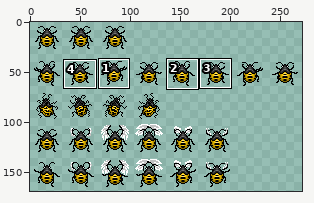
A sprite sheet gets an edit: GAME1017_Template_W01/Img/Player.png. Above, an overview of the earlier version with the close-up marked.
Close-up. Earlier state:
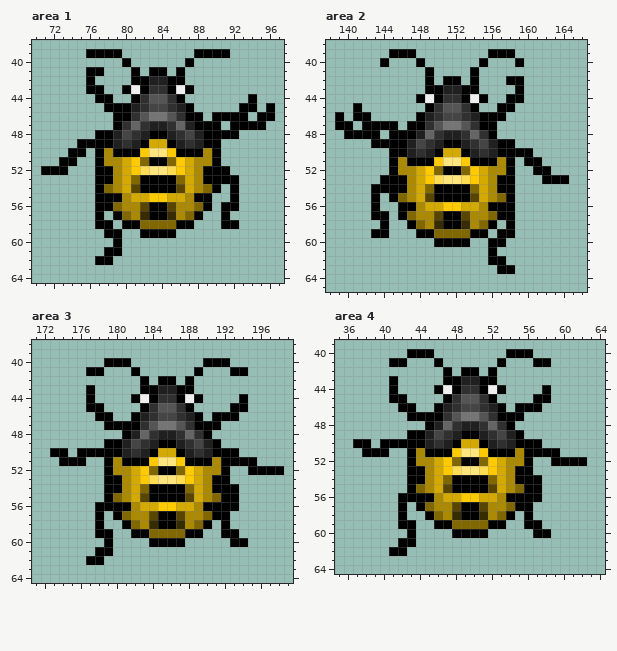
The file is 272x170 pixels. Shown: area 1: x 70..97, y 38..64; area 2: x 138..166, y 38..65; area 3: x 171..199, y 38..64; area 4: x 35..64, y 39..64. The wide view leaves out empty margins. The commit also changed other parts of the picture, which this record leaves out.
Now the later version:
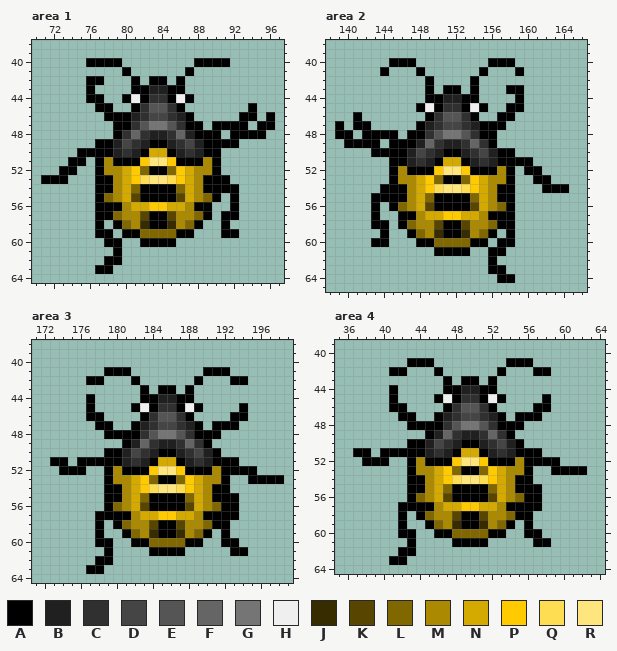
Palette (. is transparent): A #000000  B #202020  C #303030  D #454545  E #555555  F #656565  G #757575  H #efefef  J #372b00  K #574500  L #816700  M #ab8900  N #d5aa00  P #ffcb00  Q #ffdd53  R #ffe57d
Diff:
--- area 1
@@ x 70..97 @@
 38 ............................
-39 ......AAAA........AAAA......
-40 ..........A......A..........
-41 ......AA...A.AA.A...........
-42 ......A....AABBAA...........
-43 ......AA..AHACCAHA..........
-44 .......AA..ACEECA.......A...
-45 ........AAABCDDCBA.....AA.A.
-46 .........AACEGGECAA.AAAA.AA.
-47 .........ACFCBBCFBAAA.AAAA..
-48 .......AABDCBAABCDBAAAA.....
-49 .....AAAABCBANNABCBAA.......
-50 ....AA.AMAAAPRRPAAAMA.......
-51 ...AA..AMMNPLAALPNMMA.......
-52 .AAA...AAMNPQRRQPNMAAA......
-53 .......AAMNLAAAALNMAAAA.....
-54 .......ALMNKAAAAKNMLA.A.....
-55 .......AAAMNNPPNNMAA..A.....
-56 .......AALMMKAAKMMLA.AA.....
-57 .......A.ALMJAAJMLA..A......
-58 .......AA.AALLLLAA...AA.....
-59 ........AA..AAAA............
-60 .........A..................
-61 ........AA..................
-62 .......AA...................
-63 ............................
+39 ............................
+40 ......AAAA........AAAA......
+41 ..........A......A..........
+42 ......AA...A.AA.A...........
+43 ......A....AABBAA...........
+44 ......AA..AHACCAHA..........
+45 .......AA..ACEECA.......A...
+46 ........AAABCDDCBA.....AA.A.
+47 .........AACEGGECAA.AAAA.AA.
+48 .........ACFCBBCFBAAA.AAAA..
+49 .......AABDCBAABCDBAAAA.....
+50 .....AAAABCBANNABCBAA.......
+51 ....AA.AMAAAPRRPAAAMA.......
+52 ...AA..AMMNPLAALPNMMA.......
+53 .AAA...AAMNPQRRQPNMAAA......
+54 .......AAMNLAAAALNMAAAA.....
+55 .......ALMNKAAAAKNMLA.A.....
+56 .......AAAMNNPPNNMAA..A.....
+57 .......AALMMKAAKMMLA.AA.....
+58 .......A.ALMJAAJMLA..A......
+59 .......AA.AALLLLAA...AA.....
+60 ........AA..AAAA............
+61 .........A..................
+62 ........AA..................
+63 .......AA...................
 64 ............................
--- area 2
@@ x 138..166 @@
 38 .............................
-39 .......AAA........AAA........
-40 ......A...A......A...A.......
-41 ...........A....A............
-42 ...........A.AA.A...AA.......
-43 ...........AABBAA....A.......
-44 ..........AHACCAHA..AA.......
-45 ...A.......ACEECA..AA........
-46 .A.AA.....ABCDDCBAAA.........
-47 .AA.AAAA.AACEGGECAA..........
-48 ..AAAA.AAABFCBBCFCA..........
-49 .....AAAABDCBAABCDBAA........
-50 .......AABCBANNABCBAAAA......
-51 .......AMAAAPRRPAAAMA.AA.....
-52 .......AMMNPLAALPNMMA..AA....
-53 ......AAAMNPQRRQPNMAA...AAA..
-54 .....AAAAMNLAAAALNMAA........
-55 .....A.ALMNKAAAAKNMLA........
-56 .....A..AAMNNPPNNMAAA........
-57 .....AA.ALMMKAAKMMLAA........
-58 ......A..ALMJAAJMLA.A........
-59 .....AA...AALLLLAA.AA........
-60 ............AAAA..AA.........
-61 ..................A..........
-62 ..................AA.........
-63 ...................AA........
-64 .............................
+39 .............................
+40 .......AAA........AAA........
+41 ......A...A......A...A.......
+42 ...........A....A............
+43 ...........A.AA.A...AA.......
+44 ...........AABBAA....A.......
+45 ..........AHACCAHA..AA.......
+46 ...A.......ACEECA..AA........
+47 .A.AA.....ABCDDCBAAA.........
+48 .AA.AAAA.AACEGGECAA..........
+49 ..AAAA.AAABFCBBCFCA..........
+50 .....AAAABDCBAABCDBAA........
+51 .......AABCBANNABCBAAAA......
+52 .......AMAAAPRRPAAAMA.AA.....
+53 .......AMMNPLAALPNMMA..AA....
+54 ......AAAMNPQRRQPNMAA...AAA..
+55 .....AAAAMNLAAAALNMAA........
+56 .....A.ALMNKAAAAKNMLA........
+57 .....A..AAMNNPPNNMAAA........
+58 .....AA.ALMMKAAKMMLAA........
+59 ......A..ALMJAAJMLA.A........
+60 .....AA...AALLLLAA.AA........
+61 ............AAAA..AA.........
+62 ..................A..........
+63 ..................AA.........
+64 ...................AA........
 65 .............................
--- area 3
@@ x 171..199 @@
 39 .............................
-40 ........AAA........AAA.......
-41 ......AA...A......A...AA.....
-42 ............A.AA.A...........
-43 ......A.....AABBAA...........
-44 ......A....AHACCAHA....A.....
-45 ......AA....ACEECA....AA.....
-46 .......AA..ABCDDCBA.AAA......
-47 ........AAAACEGGECAAA........
-48 ..........ABFCBBCFCA.........
-49 ........AABDCBAABCDBA........
-50 ..AA.AAAAABCBANNABCBAAA......
-51 ...AAA..AMAAAPRRPAAAMAAAA....
-52 ........AMMNPLAALPNMMA..AAAA.
-53 ........AAMNPQRRQPNMAA.......
-54 ........AAMNLAAAALNMAAA......
-55 ........ALMNKAAAAKNMLAA......
-56 .......AAAAMNNPPNNMAAAA......
-57 .......A.ALMMKAAKMMLAA.......
-58 .......A..ALMJAAJMLA.A.......
-59 .......AA..AALLLLAA..AA......
-60 ........A....AAAA.....AA.....
-61 .......AA....................
-62 ......AA.....................
-63 .............................
+40 .............................
+41 ........AAA........AAA.......
+42 ......AA...A......A...AA.....
+43 ............A.AA.A...........
+44 ......A.....AABBAA...........
+45 ......A....AHACCAHA....A.....
+46 ......AA....ACEECA....AA.....
+47 .......AA..ABCDDCBA.AAA......
+48 ........AAAACEGGECAAA........
+49 ..........ABFCBBCFCA.........
+50 ........AABDCBAABCDBA........
+51 ..AA.AAAAABCBANNABCBAAA......
+52 ...AAA..AMAAAPRRPAAAMAAAA....
+53 ........AMMNPLAALPNMMA..AAAA.
+54 ........AAMNPQRRQPNMAA.......
+55 ........AAMNLAAAALNMAAA......
+56 ........ALMNKAAAAKNMLAA......
+57 .......AAAAMNNPPNNMAAAA......
+58 .......A.ALMMKAAKMMLAA.......
+59 .......A..ALMJAAJMLA.A.......
+60 .......AA..AALLLLAA..AA......
+61 ........A....AAAA.....AA.....
+62 .......AA....................
+63 ......AA.....................
 64 .............................
--- area 4
@@ x 35..64 @@
 39 ..............................
-40 ........AAA........AAA........
-41 ......AA...A......A...AA......
-42 ............A.AA.A............
-43 ......A.....AABBAA............
-44 ......A....AHACCAHA....A......
-45 ......AA....ACEECA....AA......
-46 .......AA..ABCDDCBA.AAA.......
-47 ........AAAACEGGECAAA.........
-48 ..........ABFCBBCFCA..........
-49 ........AABDCBAABCDBA.........
-50 ..AA.AAAAABCBANNABCBAAA.......
-51 ...AAA..AMAAAPRRPAAAMAAAA.....
-52 ........AMMNPLAALPNMMA..AAAA..
-53 ........AAMNPQRRQPNMAA........
-54 ........AAMNLAAAALNMAAA.......
-55 ........ALMNKAAAAKNMLAA.......
-56 .......AAAAMNNPPNNMAAAA.......
-57 .......A.ALMMKAAKMMLAA........
-58 .......A..ALMJAAJMLA.A........
-59 .......AA..AALLLLAA..AA.......
-60 ........A....AAAA.....AA......
-61 .......AA.....................
-62 ......AA......................
-63 ..............................
+40 ..............................
+41 ........AAA........AAA........
+42 ......AA...A......A...AA......
+43 ............A.AA.A............
+44 ......A.....AABBAA............
+45 ......A....AHACCAHA....A......
+46 ......AA....ACEECA....AA......
+47 .......AA..ABCDDCBA.AAA.......
+48 ........AAAACEGGECAAA.........
+49 ..........ABFCBBCFCA..........
+50 ........AABDCBAABCDBA.........
+51 ..AA.AAAAABCBANNABCBAAA.......
+52 ...AAA..AMAAAPRRPAAAMAAAA.....
+53 ........AMMNPLAALPNMMA..AAAA..
+54 ........AAMNPQRRQPNMAA........
+55 ........AAMNLAAAALNMAAA.......
+56 ........ALMNKAAAAKNMLAA.......
+57 .......AAAAMNNPPNNMAAAA.......
+58 .......A.ALMMKAAKMMLAA........
+59 .......A..ALMJAAJMLA.A........
+60 .......AA..AALLLLAA..AA.......
+61 ........A....AAAA.....AA......
+62 .......AA.....................
+63 ......AA......................
 64 ..............................
Changed places in both close-ups, as pixel boxes (x1, y1, x2, y2):
changed: (41, 49, 275, 274)
changed: (335, 49, 569, 283)
changed: (50, 358, 284, 574)
changed: (353, 349, 587, 565)
